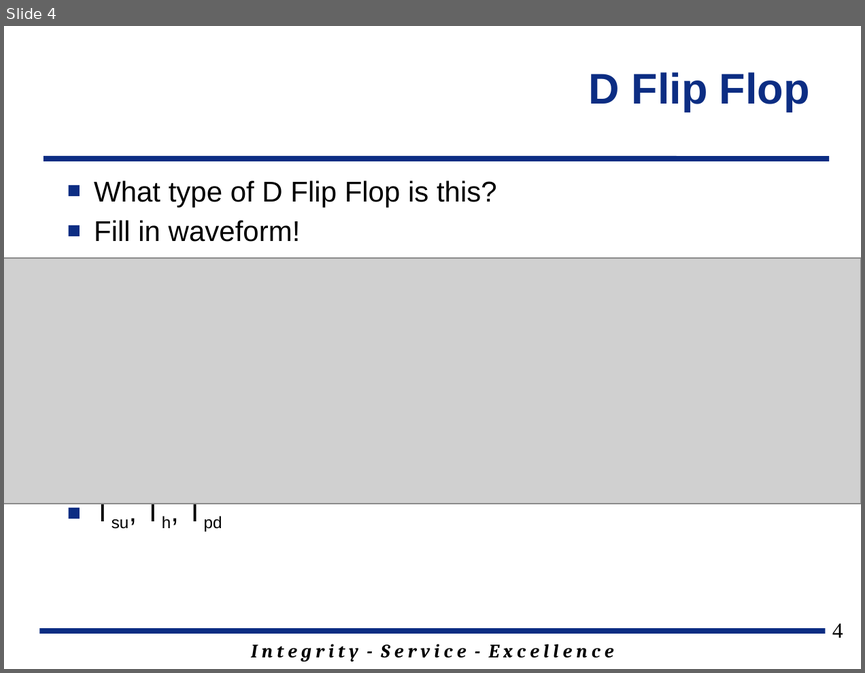
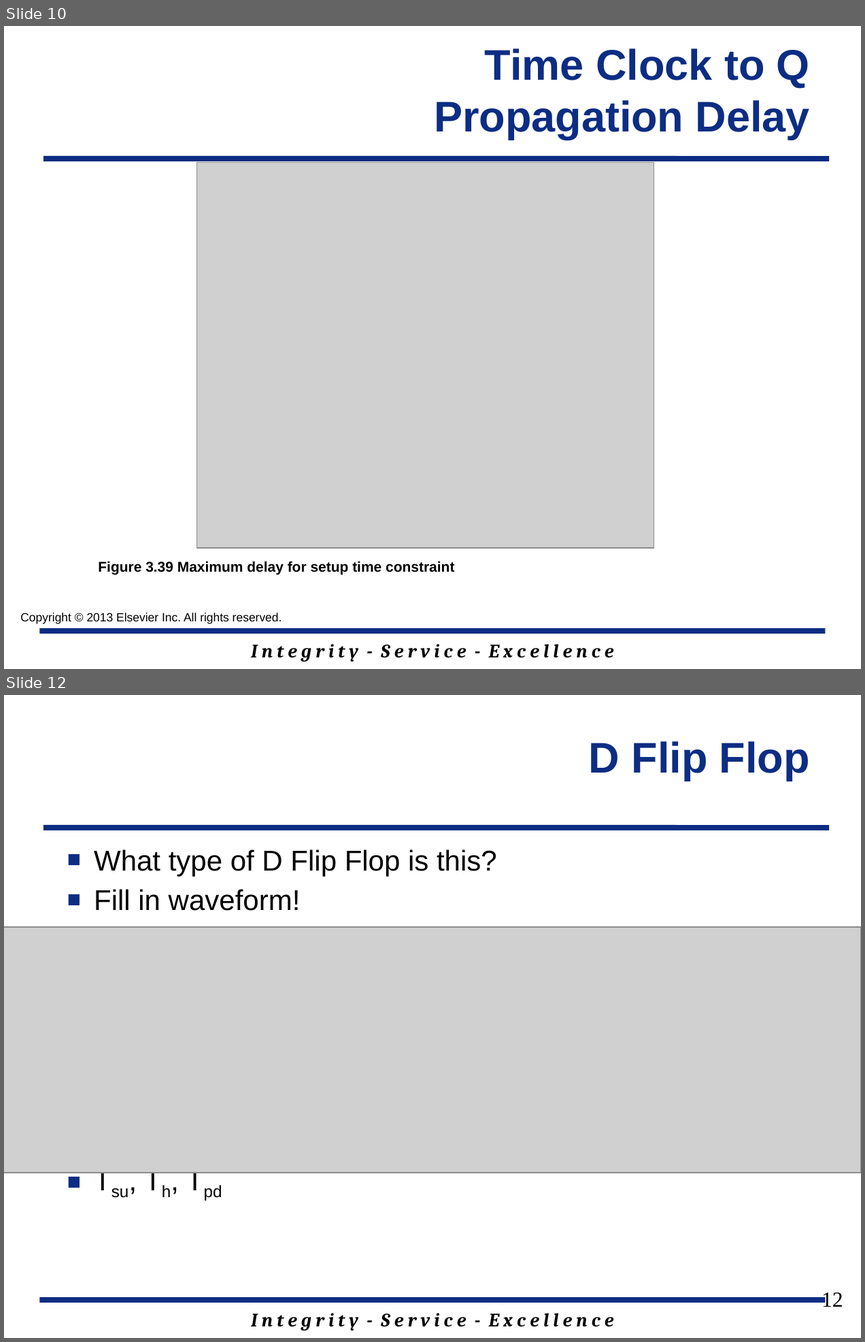
Before and after one commit to jfalkinburg/ECE383_web, a slide deck: lecture/slides/ECE_383_Lec9.pptx. Shown one above the other, each under a label of ours: slide 4 before the commit, slides 10 and 12 after it; the slides between them are not shown. The pictures are 865x673 and 865x1342 pixels, drawn with LibreOffice and Linux fonts; fonts in the diff are those of the drawing; grey boxes stand for pictures; background and template pictures are left out. Boxes give left, top, right and bottom in pixels: in the first picture for what was removed or moved away, otherwise in the second. Text is boxed around its words. In the diff, an @@ line names an element or a change of style, - is before the commit and + after.

```diff
--- a/lecture/slides/ECE_383_Lec9.pptx
+++ b/lecture/slides/ECE_383_Lec9.pptx
@@ slide 10 added at (x1=4, y1=26, x2=861, y2=669), background #FFFFFF; not listed: 3 template elements that a slide beside it also shows @@
@@ text added at (x1=434, y1=48, x2=810, y2=139), 36 pt, text #0C2D83, bold @@
+Time Clock to Q
+Propagation Delay
@@ picture added at (x1=197, y1=162, x2=653, y2=547) @@
@@ text added at (x1=98, y1=560, x2=454, y2=574), 12 pt, text #000000, bold @@
+Figure 3.39 Maximum delay for setup time constraint
@@ text added at (x1=20, y1=612, x2=282, y2=624), 10 pt, text #000000 @@
+Copyright © 2013 Elsevier Inc. All rights reserved.
@@ what was slide 4 is now slide 12 @@
@@ page number at (x1=821, y1=1292, x2=842, y2=1306): text changed @@
-4
+12
```
Also in this commit, not shown: 1 slide changed, 13 other slides added, 2 slides removed, 2 other files.
